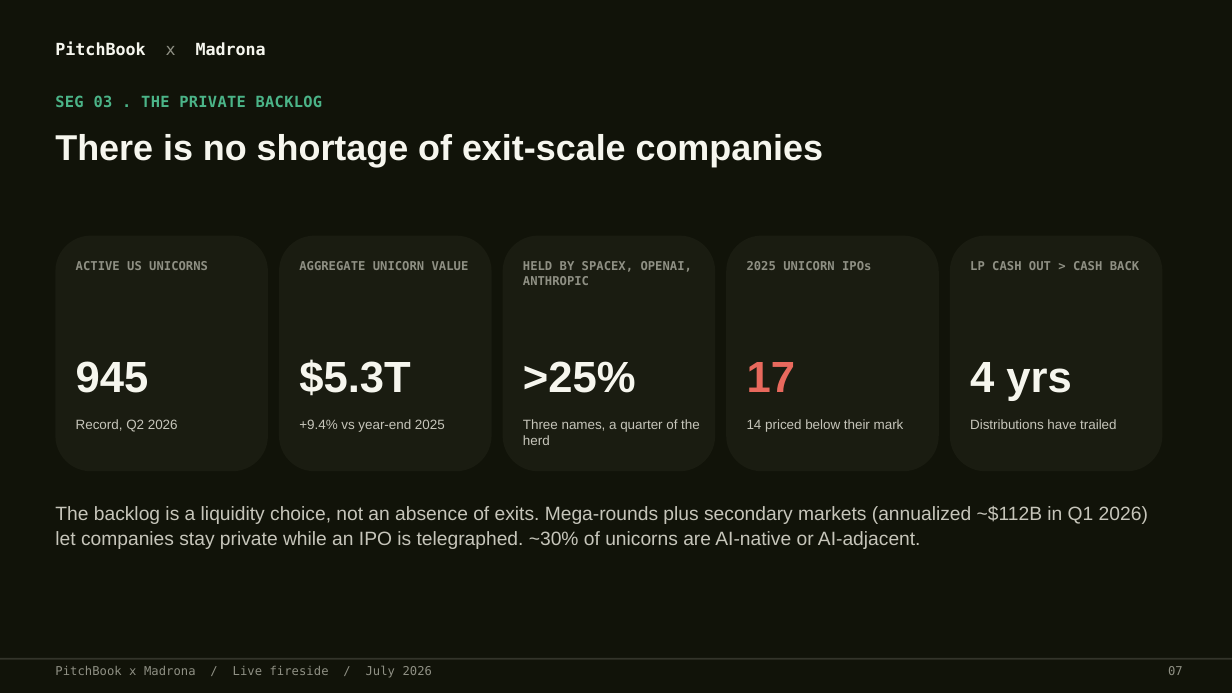
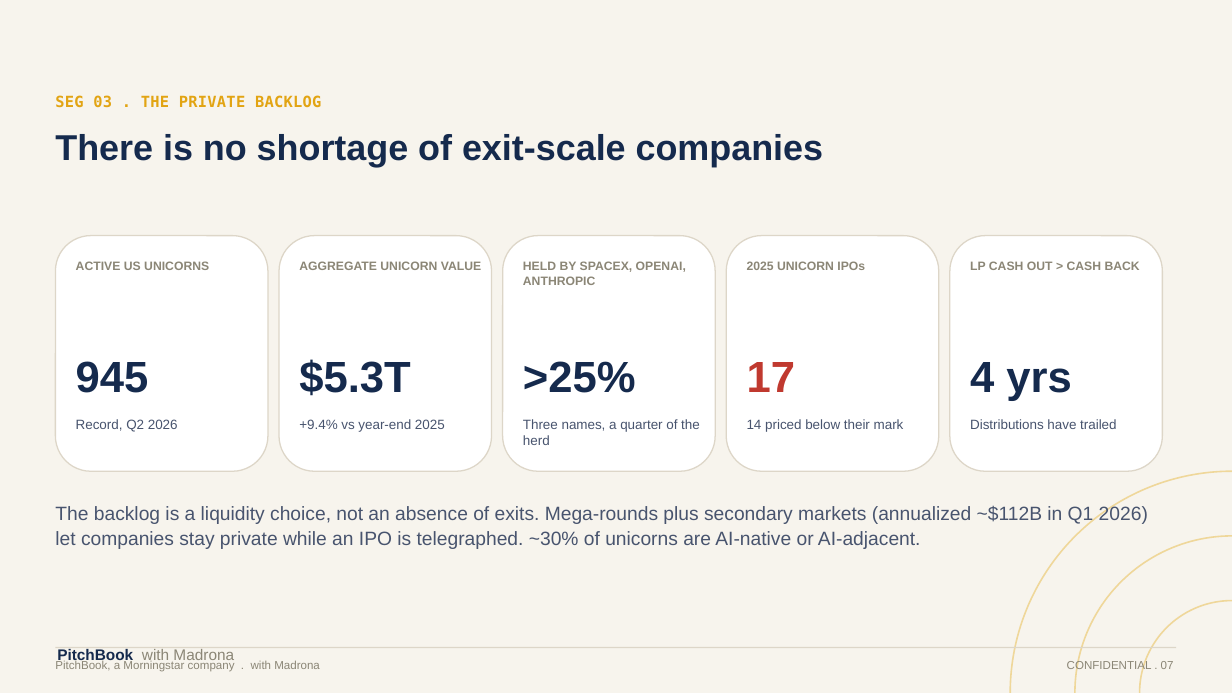
Before and after one commit to HRPB-SA/pitchbook-analyst-agent, a slide deck: slide 8 of output/Fireside_Durability_IPOs_Duopoly_Jul2026.pptx. Drawn at 1232x693 pixels with LibreOffice and Linux fonts; fonts in the diff are those of the drawing. Boxes give left, top, right and bottom in pixels: in the first picture for what was removed or moved away, otherwise in the second. Text is boxed around its words. In the diff, an @@ line names an element or a change of style, - is before the commit and + after.

```diff
--- a/output/Fireside_Durability_IPOs_Duopoly_Jul2026.pptx
+++ b/output/Fireside_Durability_IPOs_Duopoly_Jul2026.pptx
@@ rectangle at [0,0,1232,693]: fill #111309 to #F7F4ED @@
@@ text "SEG 03 . THE PRIVATE ..." at [55,95,321,108]: text colour #4BB488 to #E2A413 @@
@@ text colour #F6F6EE to #152A4D in 5 elements at [76,361,149,393], [299,359,410,396], [523,361,636,393], [970,362,1071,401], [55,134,824,167] @@
@@ fill #1A1C11 to #FFFFFF; outline none to #DDD6C8 1 pt in 5 elements at [55,236,268,471], [279,236,492,471], [503,236,715,471], [726,236,939,471], [950,236,1163,471] @@
@@ font DejaVu Sans Mono to Arial, text colour #8F9084 to #8B8676 in 5 elements at [76,261,209,270], [299,261,481,270], [523,261,686,285], [747,261,865,270], [970,261,1140,270] @@
@@ text "17" at [747,362,795,392]: text colour #E8695D to #C0392F @@
@@ ellipse added at [1010,471,1232,693], outline #EFD79A 1.25 pt @@
@@ text colour #C6C5BA to #48546E in 6 elements at [76,419,178,432], [299,419,445,432], [523,419,700,445], [747,419,904,432], [970,419,1116,429], [55,505,1148,549] @@
@@ ellipse added at [1075,536,1232,693], outline #EFD79A 1.25 pt @@
@@ ellipse added at [1140,601,1232,693], outline #EFD79A 1.25 pt @@
@@ rectangle: place and size @@
-rectangle at [0,658,1232,660]
+rectangle at [55,647,1177,648]
@@ rectangle at [55,647,1177,648]: fill #33342A to #DDD6C8 @@
@@ text at [57,649,234,663]: text changed; size 13 to 12 pt; font DejaVu Sans Mono to Arial; text colour #F6F6EE to #8B8676; bold off @@
-PitchBook x Madrona
+PitchBook with Madrona
@@ text at [55,660,320,672]: text changed; size 9.5 to 9 pt; font DejaVu Sans Mono to Arial; text colour #8F9084 to #8B8676 @@
-PitchBook x Madrona / Live fireside / July 2026
+PitchBook, a Morningstar company . with Madrona
@@ text at [1067,660,1174,672]: text changed; size 9.5 to 9 pt; font DejaVu Sans Mono to Arial; text colour #8F9084 to #8B8676 @@
-07
+CONFIDENTIAL . 07
```
Also in this commit, not shown: 16 other slides changed, 4 slides added, 1 other file.
